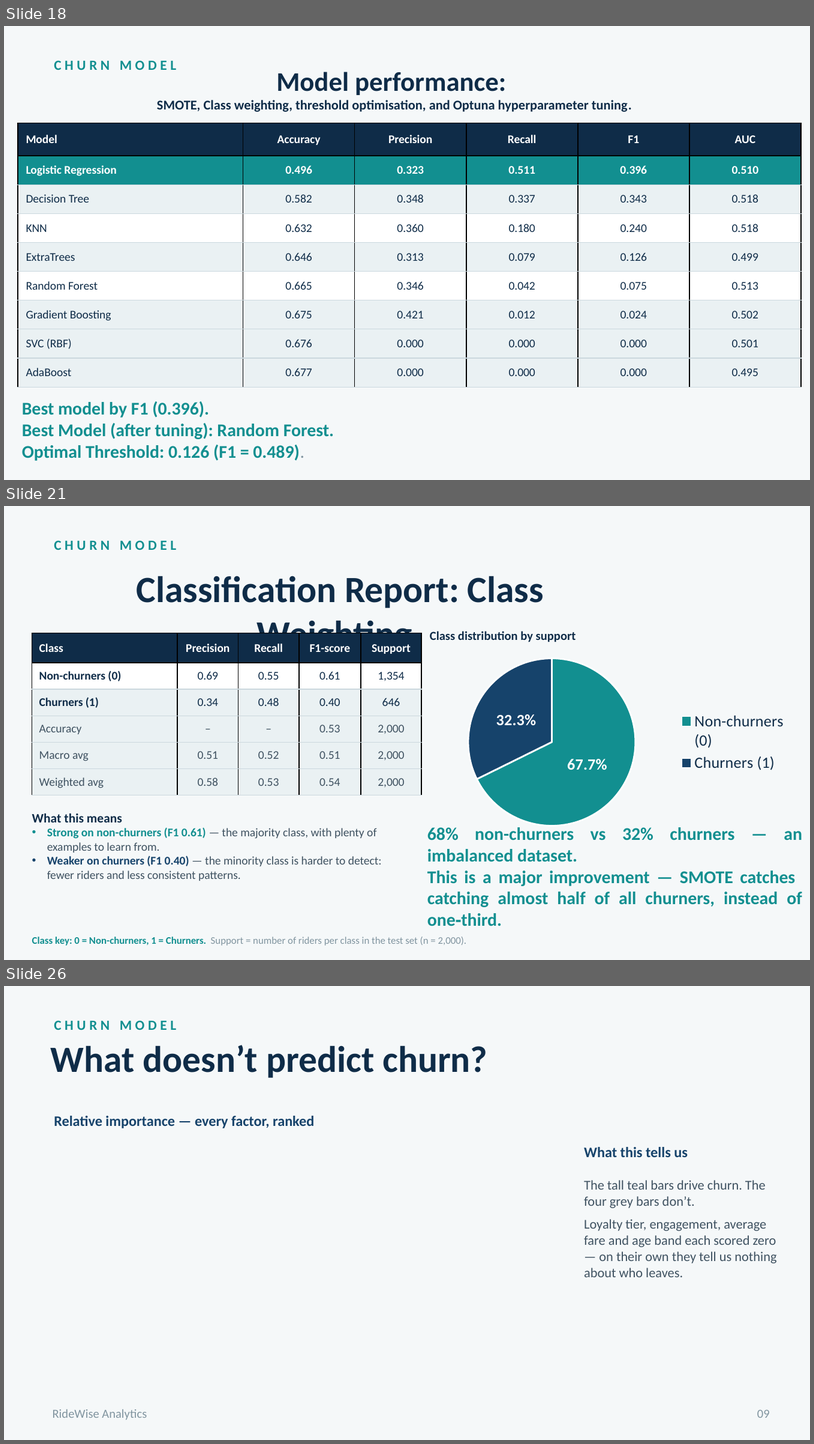
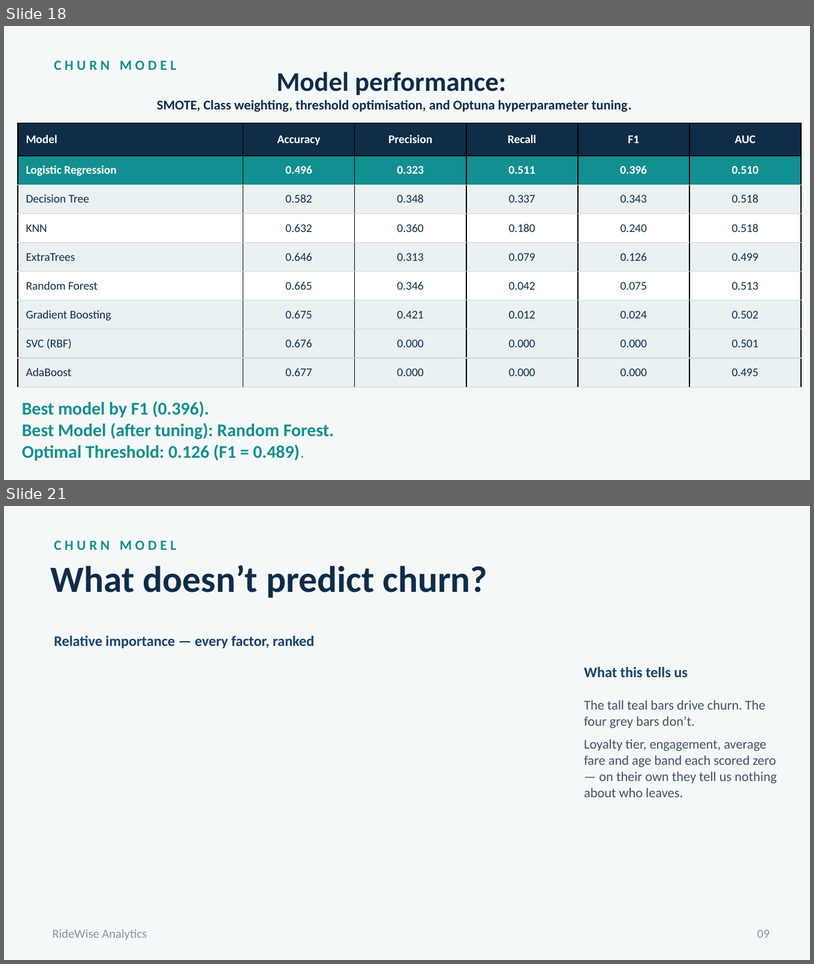
Before and after one commit to Queentutsi/RideWise-Project, a slide deck: Data/RideWise Churn Probabbility.pptx. Shown one above the other, each under a label of ours: slides 18, 21 and 26 before the commit, slides 18 and 21 after it; the slides between them are not shown. The pictures are 814x1444 and 814x964 pixels, drawn with LibreOffice and Linux fonts; fonts in the diff are those of the drawing; background and template pictures are left out. Boxes give left, top, right and bottom in pixels: in the first picture for what was removed or moved away, otherwise in the second. Text is boxed around its words. In the diff, an @@ line names an element or a change of style, - is before the commit and + after.

Commit message:
feature engineering and model training

```diff
--- a/Data/RideWise Churn Probabbility.pptx
+++ b/Data/RideWise Churn Probabbility.pptx
@@ slide 21 removed at bbox=[4, 506, 810, 960], background #F5F8F9 @@
@@ text removed at bbox=[54, 540, 176, 550] @@
-CHURN MODEL
@@ title removed at bbox=[136, 576, 544, 655] @@
-Classification Report: Class Weighting.
@@ text removed at bbox=[430, 631, 576, 642] @@
-Class distribution by support
@@ table removed at bbox=[32, 633, 421, 795], 6 rows, 5 columns @@
-Class | Precision | Recall | F1-score | Support
-Non-churners (0) | 0.69 | 0.55 | 0.61 | 1,354
-Churners (1) | 0.34 | 0.48 | 0.40 | 646
-Accuracy | – | – | 0.53 | 2,000
-Macro avg | 0.51 | 0.52 | 0.51 | 2,000
-Weighted avg | 0.58 | 0.53 | 0.54 | 2,000
@@ pie chart removed at bbox=[428, 647, 796, 837] @@
-categories: Non-churners (0), Churners (1)
-Series 1: 67.7, 32.3
@@ text removed at bbox=[32, 813, 382, 880] @@
-What this means
-• Strong on non-churners (F1 0.61) — the majority class, with plenty of examples to learn from.
-• Weaker on churners (F1 0.40) — the minority class is harder to detect: fewer riders and less consistent patterns.
@@ text removed at bbox=[428, 827, 803, 926] @@
-68% non-churners vs 32% churners — an imbalanced dataset.
-This is a major improvement — SMOTE catches catching almost half of all churners, instead of one‑third.
@@ text removed at bbox=[32, 936, 467, 945] @@
-Class key: 0 = Non-churners, 1 = Churners. Support = number of riders per class in the test set (n = 2,000).
@@ what was slide 26 is now slide 21 @@
```
Also in this commit, not shown: 4 slides changed, 1 slide added, 5 other slides removed, 9 other files.
